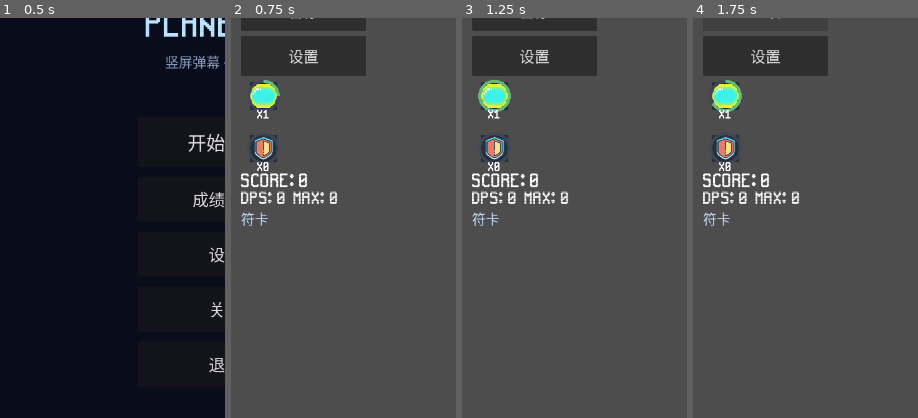
Above: before the commit, frames 1-4 (left to right).
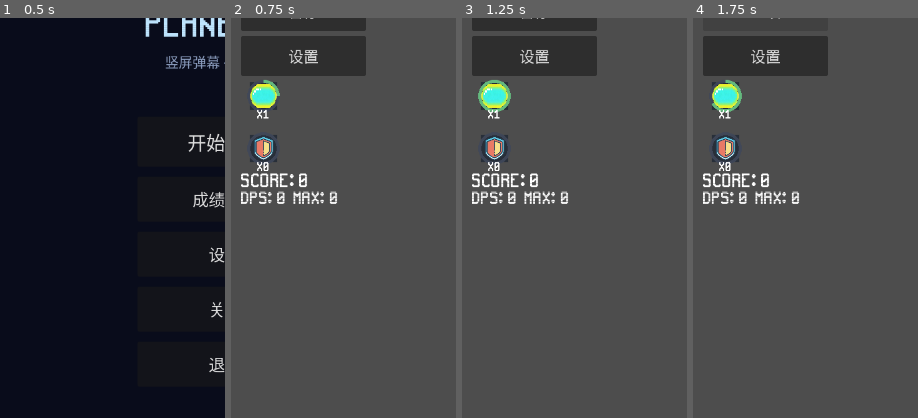
Above: after the commit, the same moments.

Repository: qingzhixing/plane-war
Game: Godot game, scene res://scenes/MainMenu.tscn
Same seed, same stepped clock (60 frames per second), same inputs: the game is played once before the commit and once after it. Sound files missing from this copy of the repository are replaced by a short silence.
Inputs:
- Up to frame 1 (0.5 s): no input
- Up to frame 2 (0.75 s): click "开始游戏" at 0.5 s
- Up to frame 3 (1.25 s): no input
- Up to frame 4 (1.75 s): click "暂停" at 1.25 s
The pictures show only the part of the screen within x 0-50%, y 5-55%; the shares and areas given below are measured in that part.

Frame 1 is identical in both runs. In frame 2, 0.2% of the frame differs, in the area x 4-17%, y 48-52%; in frame 3, 0.2%; in frame 4, 0.2%.

Commit message:
🎨 UI: 删除左侧符卡标题并提取可复用状态槽场景
Made-with: Cursor

Diff:
--- a/scenes/Main.tscn
+++ b/scenes/Main.tscn
@@ -116,22 +116,6 @@
 theme_override_font_sizes/font_size = 26
 text = "DPS: 0  Max: 0"
 
-[node name="SpellTitleLabel" type="Label" parent="HUD/Root/LeftStatsVBox" unique_id=2100010007]
-layout_mode = 2
-theme_override_colors/font_color = Color(0.75, 0.85, 1, 1)
-theme_override_font_sizes/font_size = 22
-text = "符卡"
-
-[node name="SpellStatsLabel" type="RichTextLabel" parent="HUD/Root/LeftStatsVBox" unique_id=2100010008]
-unique_name_in_owner = true
-custom_minimum_size = Vector2(320, 38)
-layout_mode = 2
-theme_override_colors/default_color = Color(0.82, 0.88, 0.96, 0.98)
-theme_override_font_sizes/normal_font_size = 19
-bbcode_enabled = true
-fit_content = true
-scroll_active = false
-
 [node name="PostBossChoice" type="CanvasLayer" parent="." unique_id=1999888771]
 process_mode = 3
 script = ExtResource("13_post_boss")
--- /dev/null
+++ b/scenes/ui/StatusSlot.tscn
@@ -0,0 +1,6 @@
+[gd_scene format=3]
+
+[ext_resource type="Script" path="res://scripts/ui/side_weapon_cd_slot.gd" id="1"]
+
+[node name="StatusSlot" type="Control"]
+script = ExtResource("1")
--- a/scripts/hud.gd
+++ b/scripts/hud.gd
@@ -27,7 +27,6 @@
 @onready var _score_label: Label = %ScoreLabel
 @onready var _combo_label: Label = %ComboLabel
 @onready var _dps_label: Label = %DpsLabel
-@onready var _spell_stats: RichTextLabel = %SpellStatsLabel
 var _spell_button: Button = null
 
 # 左侧主炮/护盾槽位：与右侧副武器相同展示方式（方形图标 + 外圈进度 + x N）
@@ -39,6 +38,8 @@
 var _side_weapon_cd_vbox: VBoxContainer = null
 var _side_weapon_slots: Dictionary = {}  # weapon_id String -> SideWeaponCdSlot
 var _side_weapon_textures: Dictionary = {}  # weapon_id -> Texture2D
+
+const STATUS_SLOT_SCENE: PackedScene = preload("res://scenes/ui/StatusSlot.tscn")
 
 
 func _ready() -> void:
@@ -60,9 +61,6 @@
 	_ensure_combo_screen_vfx_nodes()
 	if _dps_label != null:
 		_dps_label.mouse_filter = Control.MOUSE_FILTER_IGNORE
-	if _spell_stats != null:
-		_spell_stats.visible = false
-
 	if _wave_label != null:
 		_wave_label.mouse_filter = Control.MOUSE_FILTER_IGNORE
 
@@ -411,13 +409,12 @@
 	_left_slots_vbox.offset_bottom = 308.0
 	_left_slots_vbox.add_theme_constant_override("separation", 12)
 	root.add_child(_left_slots_vbox)
-	var SlotScript: GDScript = preload("res://scripts/ui/side_weapon_cd_slot.gd") as GDScript
 	var tex_gun: Texture2D = preload("res://assets/sprites/bullets/bullet_player_basic.png") as Texture2D
 	var tex_shield: Texture2D = preload("res://assets/ui/Shield.svg") as Texture2D
-	_main_gun_slot = SlotScript.new()
+	_main_gun_slot = STATUS_SLOT_SCENE.instantiate()
 	_main_gun_slot.set_icon_texture(tex_gun)
 	_left_slots_vbox.add_child(_main_gun_slot)
-	_shield_slot = SlotScript.new()
+	_shield_slot = STATUS_SLOT_SCENE.instantiate()
 	_shield_slot.set_icon_texture(tex_shield)
 	_left_slots_vbox.add_child(_shield_slot)
 
@@ -477,8 +474,7 @@
 				_side_weapon_slots.erase(weapon_id)
 			continue
 		if weapon_id not in _side_weapon_slots:
-			var SlotScript: GDScript = preload("res://scripts/ui/side_weapon_cd_slot.gd") as GDScript
-			var slot: Control = SlotScript.new()
+			var slot: Control = STATUS_SLOT_SCENE.instantiate()
 			var tex: Texture2D = _side_weapon_textures.get(weapon_id, null)
 			if slot.has_method("set_icon_texture") and tex != null:
 				slot.set_icon_texture(tex)
